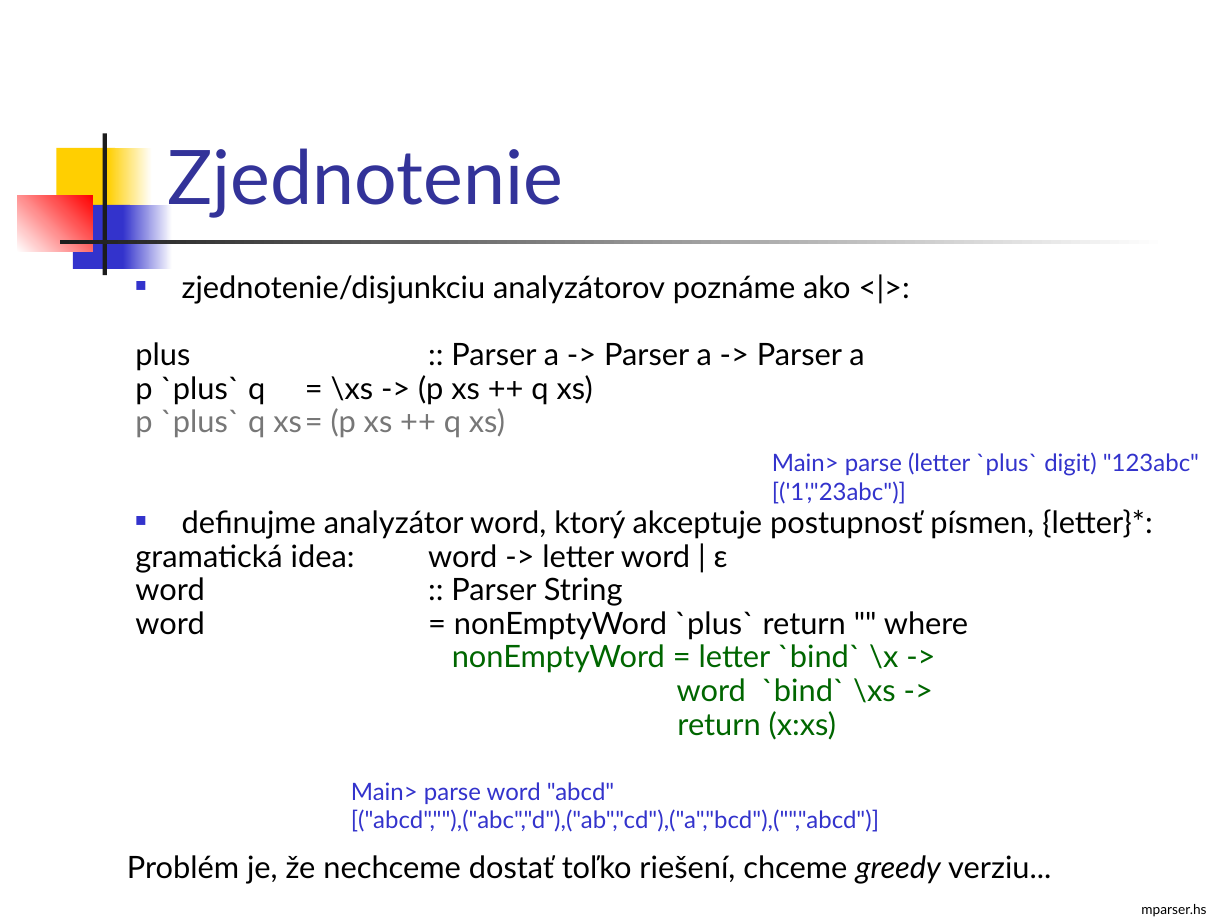
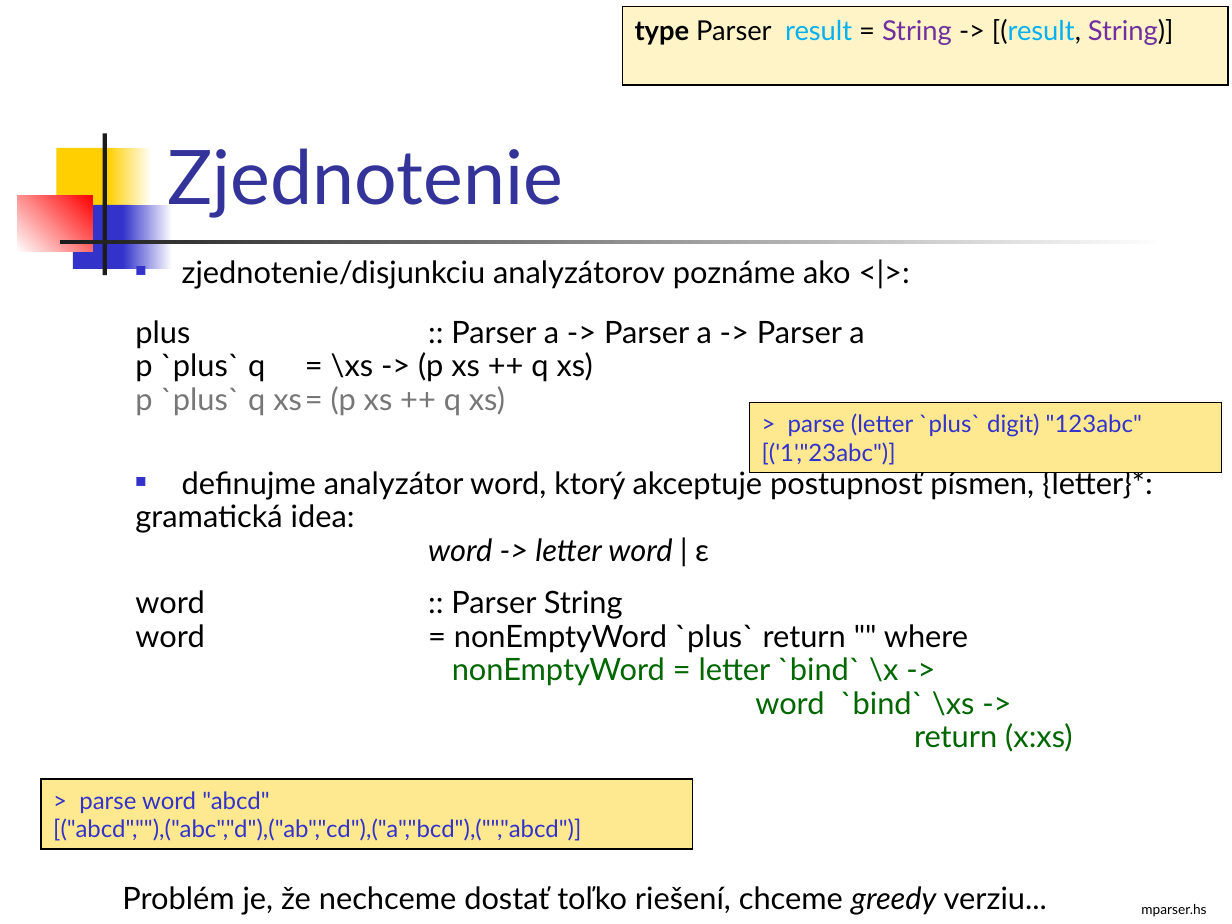
Before and after one commit to Funkcionalne/Prednasky, a slide deck: slide 9 of 10/10_fpro.ppt (slide 8 before the commit). Drawn at 1232x924 pixels with LibreOffice and Linux fonts; fonts in the diff are those of the drawing. Boxes give left, top, right and bottom in pixels: in the first picture for what was removed or moved away, otherwise in the second. Text is boxed around its words. In the diff, an @@ line names an element or a change of style, - is before the commit and + after.

```diff
--- a/10/10_fpro.ppt
+++ b/10/10_fpro.ppt
@@ rectangle added at box(622, 7, 1228, 86), fill #FFF4C8, outline #000000 0.74 pt, 16 pt, text #000000 @@
+type Parser result = String -> [(result, String)]
@@ text "zjednotenie/disjunkciu analyzátorov poznáme ako <|>:": place and size @@
-text "zjednotenie/disjunkciu analyzátorov poznáme ako <|>:" at box(135, 275, 1152, 740)
+text "zjednotenie/disjunkciu analyzátorov poznáme ako <|>:" at box(135, 260, 1152, 752)
@@ rectangle "> parse (letter `plus` digit) ...": place and size @@
-rectangle "> parse (letter `plus` digit) ..." at box(772, 452, 1199, 504)
+rectangle "> parse (letter `plus` digit) ..." at box(749, 403, 1221, 473)
@@ rectangle "> parse (letter `plus` digit) ..." at box(749, 403, 1221, 473): fill none to #FFE990; outline none to #000000 0.74 pt @@
@@ text in rectangle at box(788, 413, 1142, 437): text changed @@
-Main> parse (letter `plus` digit) "123abc"
+> parse (letter `plus` digit) "123abc"
@@ text at box(135, 504, 709, 562): text changed; italic on @@
-gramatická idea: word -> letter word | ε
+gramatická idea:
+word -> letter word | ε
@@ rectangle "> parse word "abcd"" at box(41, 779, 692, 849): fill none to #FFE990; outline none to #000000 0.74 pt @@
@@ rectangle "> parse word "abcd"": place and size @@
-rectangle "> parse word "abcd"" at box(351, 782, 879, 832)
+rectangle "> parse word "abcd"" at box(41, 779, 692, 849)
@@ text in rectangle at box(79, 791, 269, 813): text changed @@
-Main> parse word "abcd"
+> parse word "abcd"
@@ text "Problém je, že nechceme dostať ...": place and size @@
-text "Problém je, že nechceme dostať ..." at box(127, 855, 1051, 884)
+text "Problém je, že nechceme dostať ..." at box(122, 886, 1047, 915)
```
Also in this commit, not shown: 22 other slides changed, 2 slides added, 2 other files.
